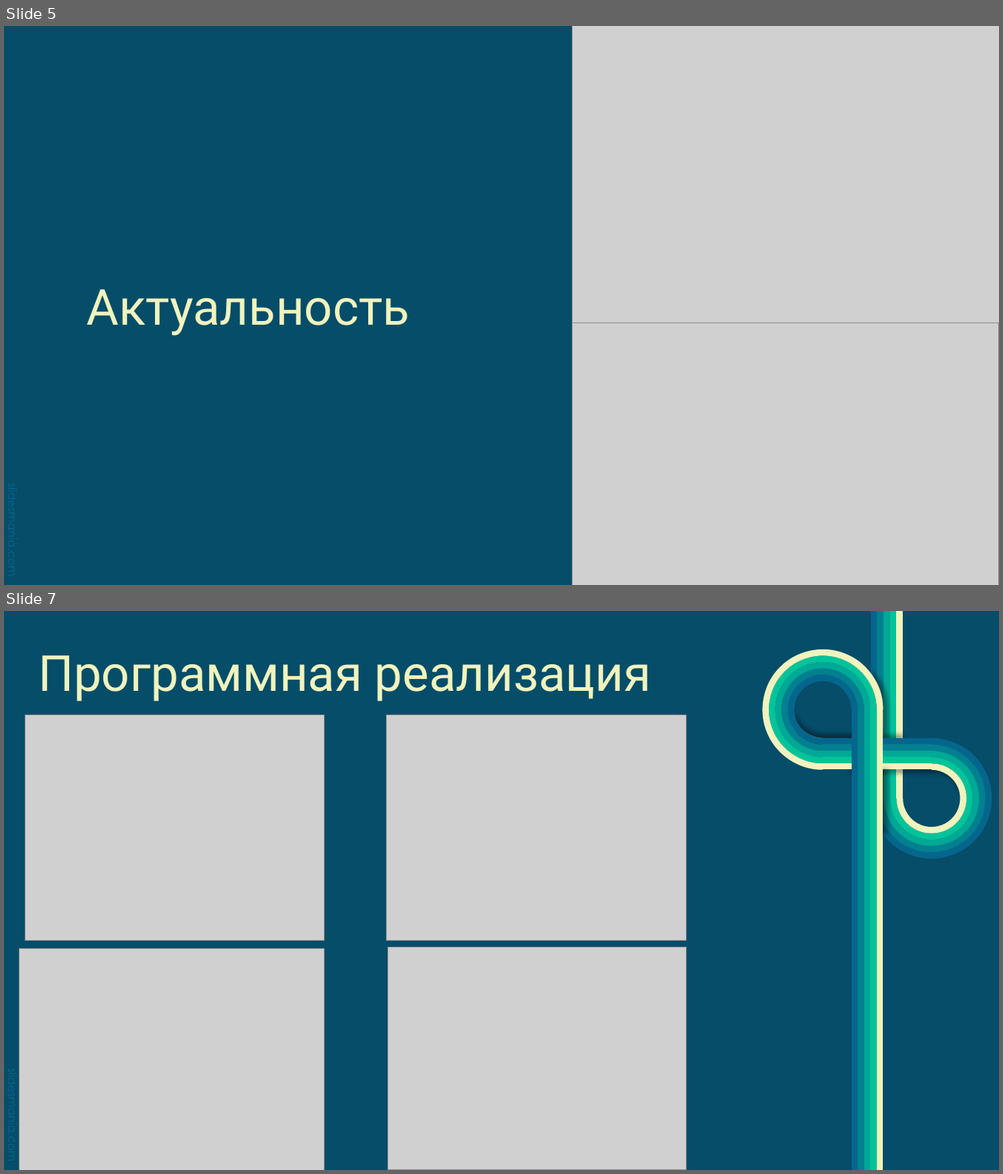
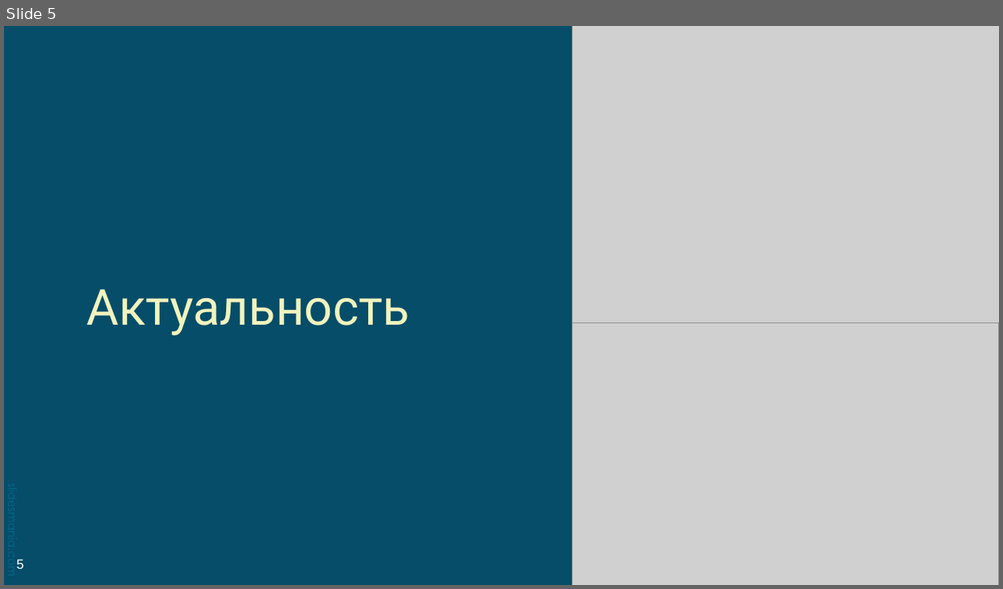
Before and after one commit to Tyhyqo/Cosmocat, a slide deck: Кошка.pptx. Shown one above the other, each under a label of ours: slides 5 and 7 before the commit, slide 5 after it; the slides between them are not shown. The pictures are 1003x1174 and 1003x589 pixels, drawn with LibreOffice and Linux fonts; fonts in the diff are those of the drawing; grey boxes stand for pictures; background and template pictures are left out. Boxes give left, top, right and bottom in pixels: in the first picture for what was removed or moved away, otherwise in the second. Text is boxed around its words. In the diff, an @@ line names an element or a change of style, - is before the commit and + after.

```diff
--- a/Кошка.pptx
+++ b/Кошка.pptx
@@ slide 7 removed at [4, 611, 999, 1170], background picture (left out); not listed: 18 template elements that a slide beside it also shows @@
@@ group removed at [762, 649, 883, 770]: 5 freeform shapes @@
@@ title removed at [38, 655, 651, 701] @@
-Программная реализация
@@ picture removed at [25, 715, 324, 941] @@
@@ picture removed at [387, 715, 687, 941] @@
@@ group removed at [822, 738, 931, 770]: 5 freeform shapes @@
@@ group removed at [871, 738, 992, 860]: 5 freeform shapes @@
@@ picture removed at [19, 949, 324, 1170] @@
@@ picture removed at [387, 948, 686, 1170] @@
@@ slide 5 changed as well @@
@@ text added at [17, 560, 24, 569], 13 pt, text #FFFFFF @@
+5
```
Also in this commit, not shown: 6 other slides changed, 1 slide added, 1 other slide removed.
